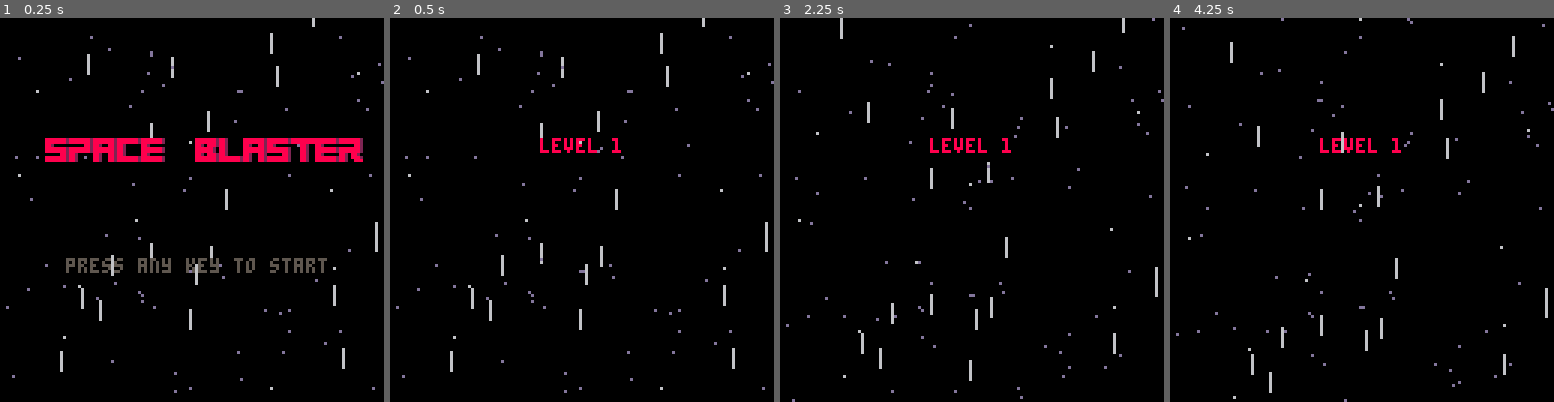
Above: before the commit, frames 1-4 (left to right).
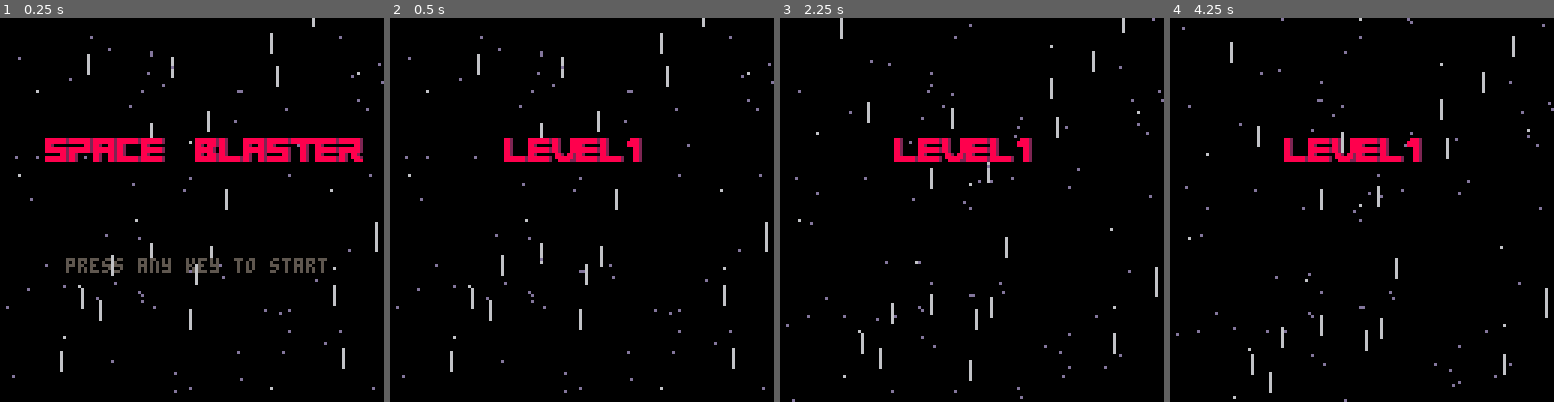
Above: after the commit, the same moments.

Repository: simonanger/pico8_shmup
Game: PICO-8 cartridge shmup.p8
Two runs of this game, one before a commit and one after it. Both use one fixed random seed, a clock stepped at 60 frames per second and the inputs below.
Inputs:
- Up to frame 1 (0.25 s): no input
- Up to frame 2 (0.5 s): tap X (X key) at 0.33 s
- Up to frame 3 (2.25 s): tap O (Z key) at 0.7, 1.7, 2.1 s; tap X (X key) at 1.07, 1.85 s; hold Right 1.6-2.1 s; hold Up from 2.15 s (still down)
- Up to frame 4 (4.25 s): release Up at 2.42 s; hold Right 2.47-3.03 s; tap O (Z key) every 0.4 s from 2.5 to 4.1 s; tap X (X key) at 2.97, 4.08 s; hold Left 3.08-3.58 s; hold Down 3.63-3.97 s; hold Right from 4.02 s (still down)

Frame 1 is identical in both runs. In frame 2, 1.4% of the frame differs, in the area x 29-66%, y 31-38%; in frame 3, 1.4%; in frame 4, 1.4%.

Commit message:
created level 1 font

Diff:
--- a/shmup.p8
+++ b/shmup.p8
@@ -300,7 +300,12 @@
 function draw_level()
  cls(0)
  starfield()
- print("level 1",50,40,8)
+ --print("level 1",50,40,8)
+ -- draw level
+ lvlspr={82,69,85,69,82,97}
+ for i=1,#lvlspr do
+  spr(lvlspr[i],30+i*8,40)
+ end
 end
 
 function draw_over()
Not shown, changed: 19 lines of the sprite sheet (__gfx__) section of shmup.p8
